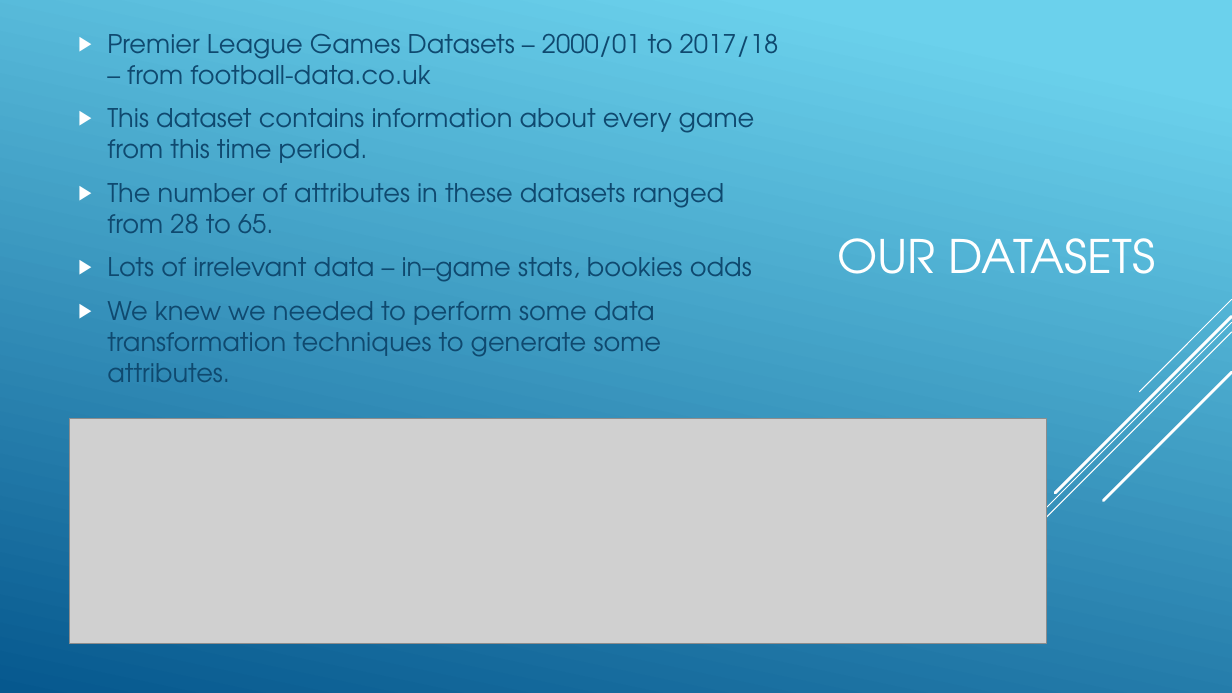
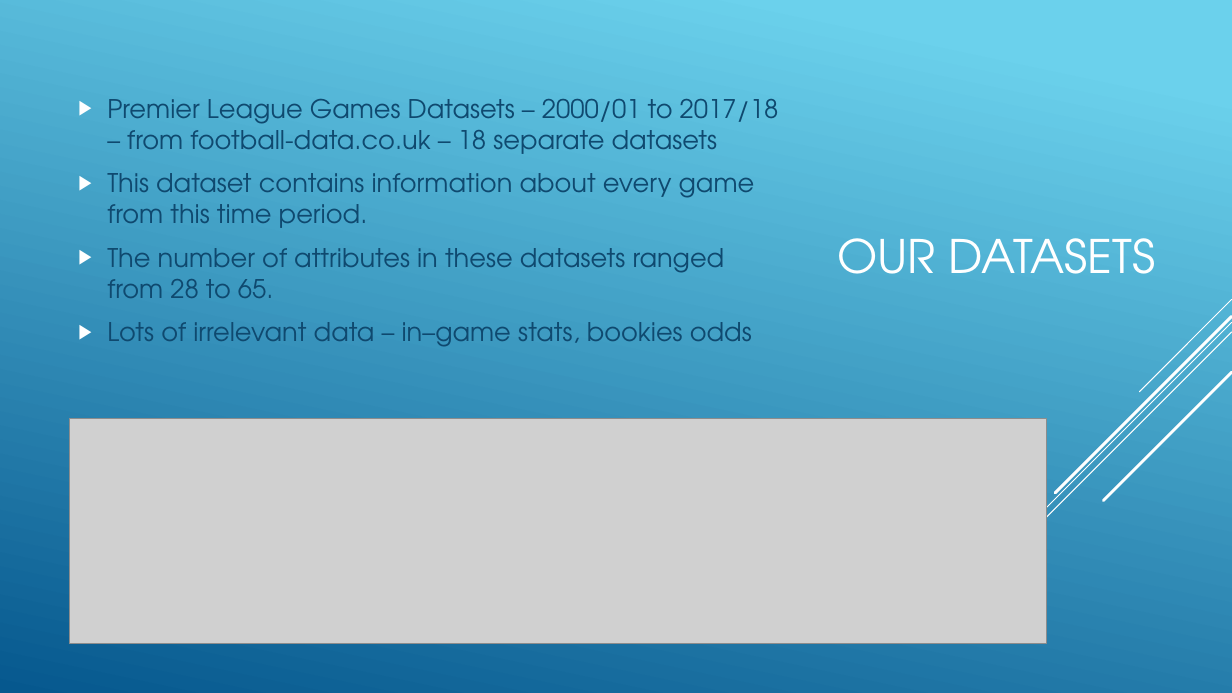
Before and after one commit to russell-brady/data-mining, a slide deck: slide 2 of Documents/WorkshopGroup40.pptx. Drawn at 1232x693 pixels with LibreOffice and Linux fonts; fonts in the diff are those of the drawing; grey boxes stand for pictures. Boxes give left, top, right and bottom in pixels: in the first picture for what was removed or moved away, otherwise in the second. Text is boxed around its words. In the diff, an @@ line names an element or a change of style, - is before the commit and + after.

```diff
--- a/Documents/WorkshopGroup40.pptx
+++ b/Documents/WorkshopGroup40.pptx
@@ text "Premier League Games Datasets – ...": place and size @@
-text "Premier League Games Datasets – ..." at (107,34,779,382)
+text "Premier League Games Datasets – ..." at (107,99,779,346)
@@ text at (107,99,779,154): text changed @@
-▶ Premier League Games Datasets – 2000/01 to 2017/18 – from football-data.co.uk
+▶ Premier League Games Datasets – 2000/01 to 2017/18 – from football-data.co.uk – 18 separate datasets
@@ text at (107,301,662,382): paragraph removed @@
-▶ We knew we needed to perform some data transformation techniques to generate some attributes.
```
Also in this commit, not shown: 4 other slides changed, 1 slide added, 10 other files.
